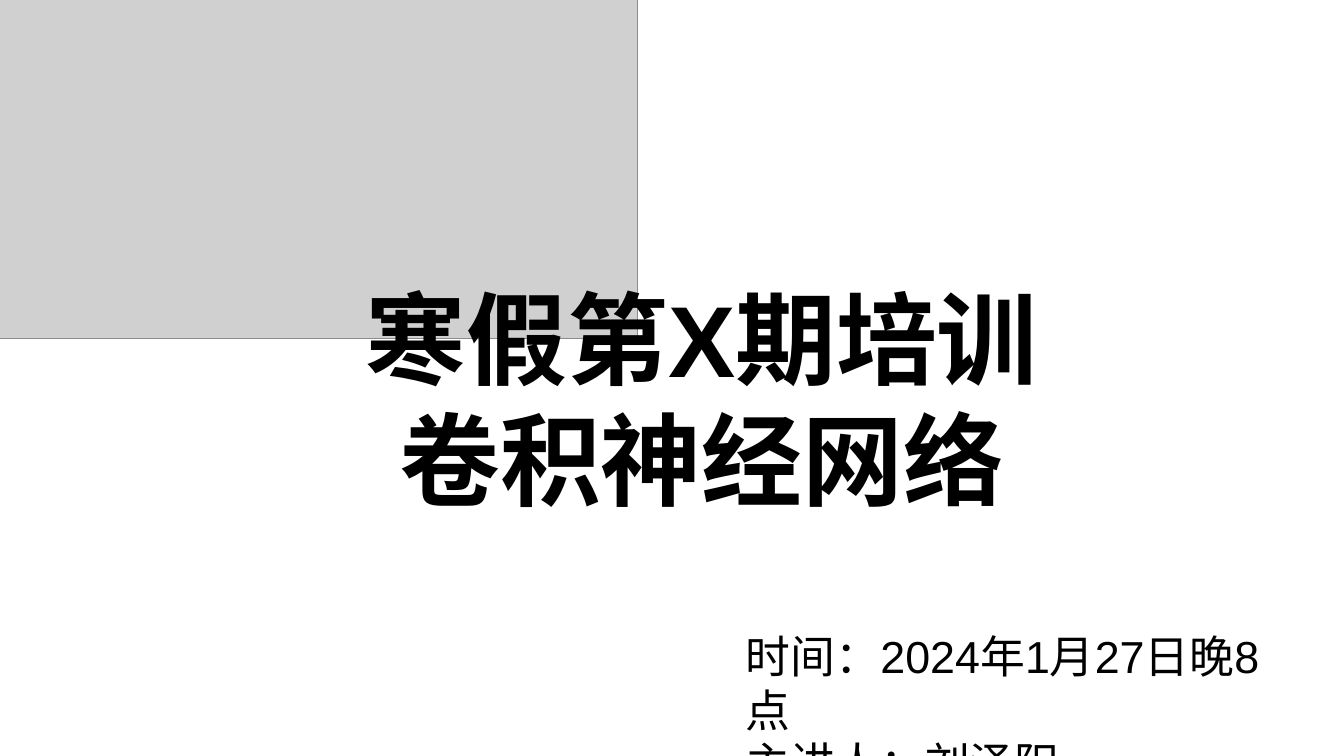
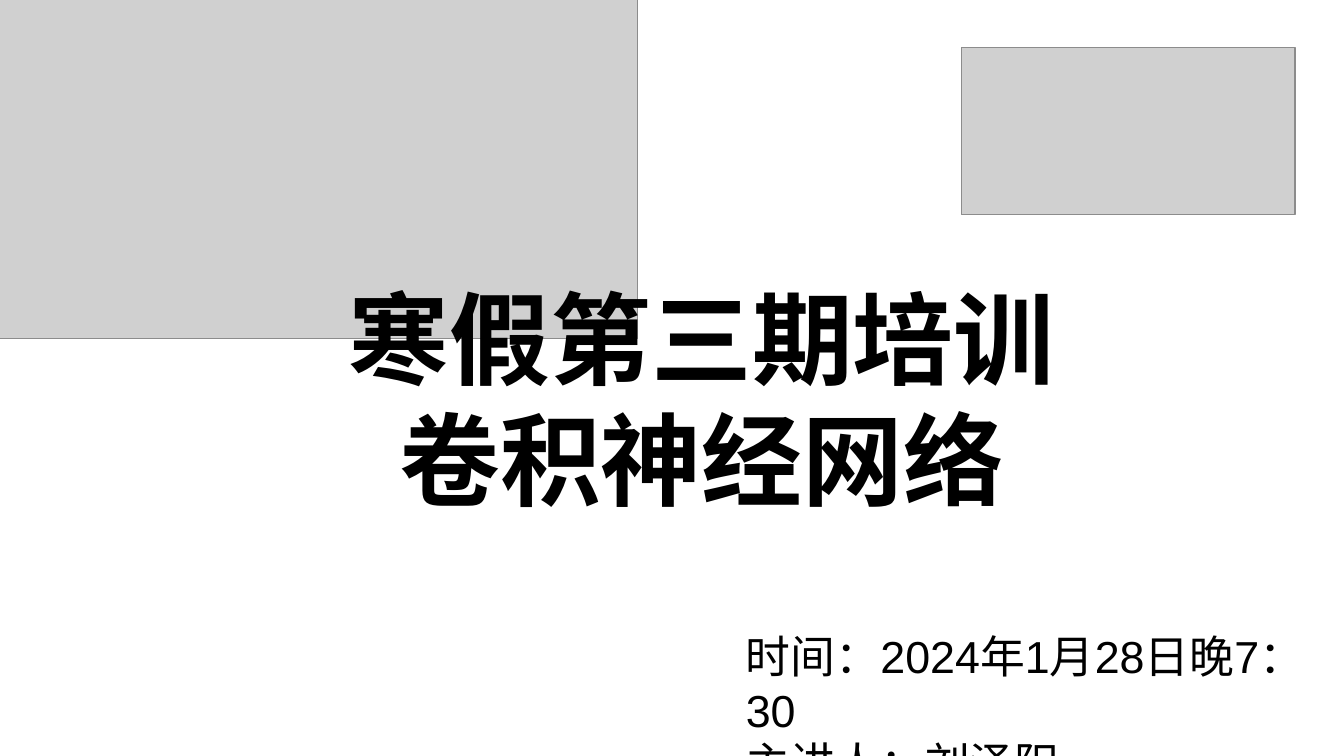
Before and after one commit to dioff/learning_pytorch, a slide deck: slide 1 of PPT/CNN详解.pptx. Drawn at 1344x756 pixels with LibreOffice and Linux fonts; fonts in the diff are those of the drawing; grey boxes stand for pictures. Boxes give left, top, right and bottom in pixels: in the first picture for what was removed or moved away, otherwise in the second. Text is boxed around its words. In the diff, an @@ line names an element or a change of style, - is before the commit and + after.

```diff
--- a/PPT/CNN详解.pptx
+++ b/PPT/CNN详解.pptx
@@ picture added at [962,47,1296,215] @@
@@ text at [349,275,1055,387]: text changed @@
-寒假第X期培训
+寒假第三期培训
@@ text at [746,635,1304,728]: text changed @@
-时间：2024年1月27日晚8点
+时间：2024年1月28日晚7：30
```
Also in this commit, not shown: 1 other file.
